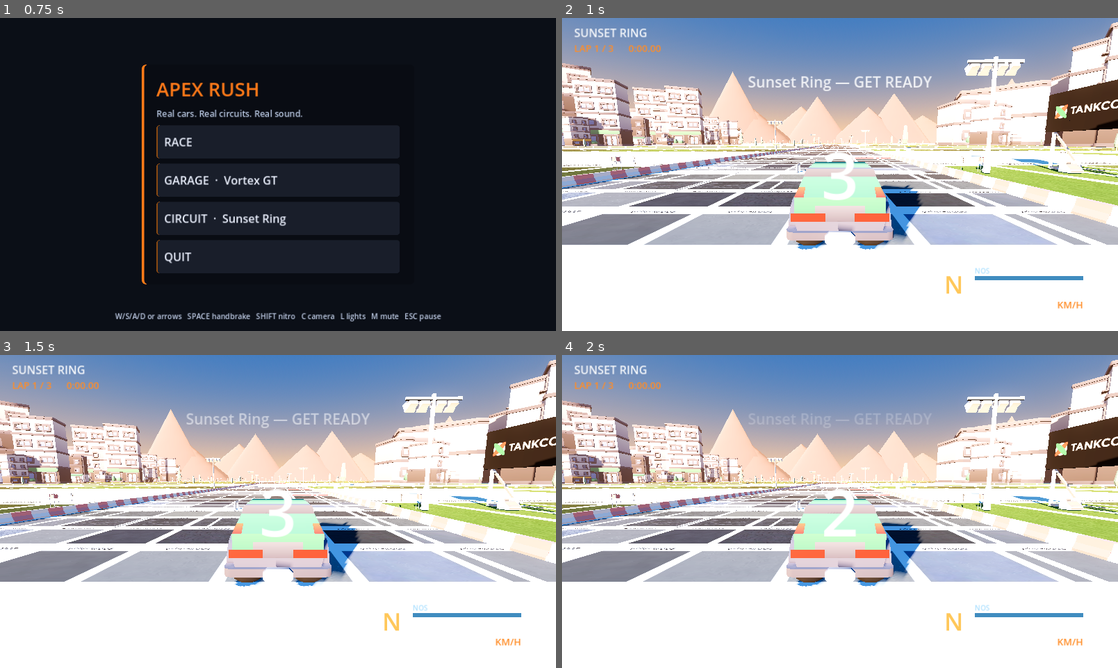
Above: before the commit, frames 1-4 (two rows, left to right).
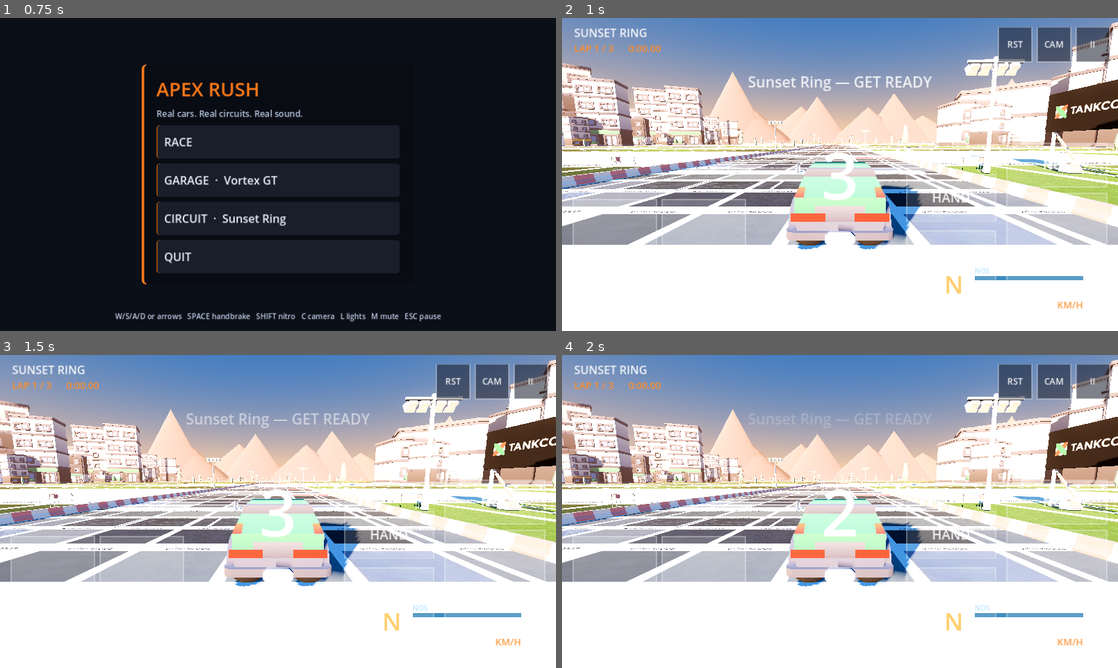
Above: after the commit, the same moments.

Repository: abdlahcn4/Apex-rush
Game: Godot game, scene res://scenes/main.tscn
Same seed, same stepped clock (60 frames per second), same inputs: the game is played once before the commit and once after it.
Inputs (mouse positions are in pixels of both pictures, inside the frame that each line leads up to):
- Up to frame 1 (0.75 s): tap Enter at 0.5 s; move the mouse to (400, 158) at 0.52 s; hold D from 0.53 s (still down); hold Shift from 0.53 s (still down); click (400, 158) at 0.67 s
- Up to frame 2 (1 s): keep holding D; keep holding Shift; tap Space at 0.77 s
- Up to frame 3 (1.5 s): release D at 1.25 s; release Shift at 1.25 s; drag from (166, 527) to (250, 574) at 1.27 s
- Up to frame 4 (2 s): no input

Frame 1 is identical in both runs. In frame 2, 3.3% of the frame differs, in the area x 1-99%, y 2-93%; in frame 3, 3.3%; in frame 4, 3.3%.

Commit message:
Lay the driving pads out even when the Control is still 0x0
Falling back to the viewport rect means the pads exist from the first frame on a phone and
in the headless probe.

Co-authored-by: arena-agent <297053741+arena-agent@users.noreply.github.com>

Diff:
--- a/godot/scripts/touch_controls.gd
+++ b/godot/scripts/touch_controls.gd
@@ -50,6 +50,8 @@
 	# An inactive layer must not eat taps meant for the menu behind it.
 	# never take part in GUI picking; tap handling is done in _input
 	mouse_filter = Control.MOUSE_FILTER_IGNORE
+	if on and _buttons.is_empty():
+		_layout()
 	if not on:
 		_owners.clear()
 		_refresh()
@@ -78,8 +80,13 @@
 
 # --- layout --------------------------------------------------------------- #
 func _layout() -> void:
-	var w := size.x
-	var h := size.y
+	# On the first frames (and in headless runs) the Control can still be 0x0, so fall
+	# back to the viewport: the pads are anchored full-rect, so the two agree.
+	var basis := size
+	if basis.x < 10.0 or basis.y < 10.0:
+		basis = get_viewport_rect().size
+	var w := basis.x
+	var h := basis.y
 	if w < 10.0 or h < 10.0:
 		return
 	_buttons = [
